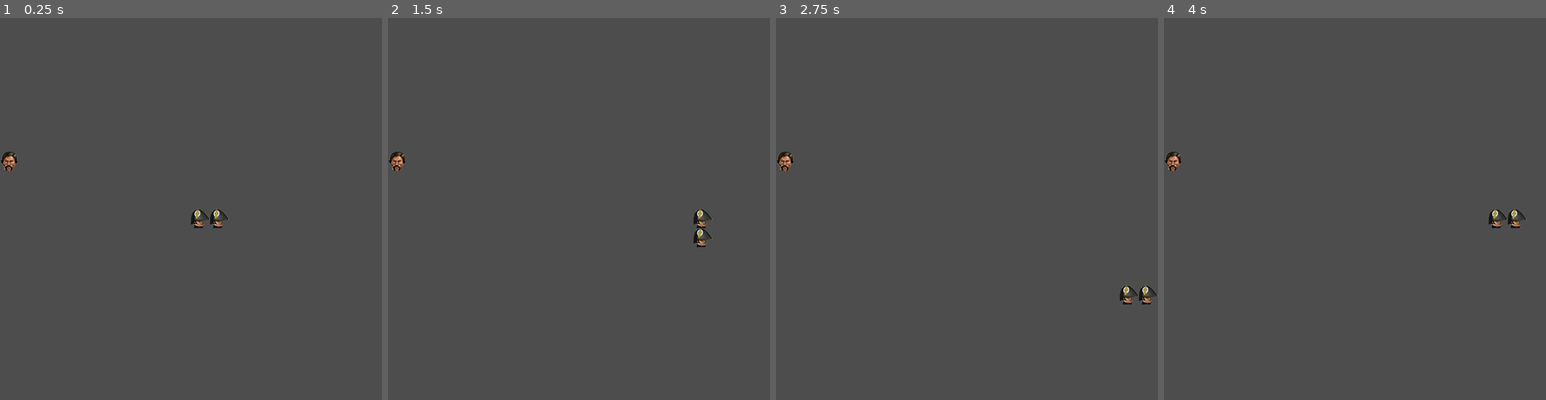
Above: before the commit, frames 1-4 (left to right).
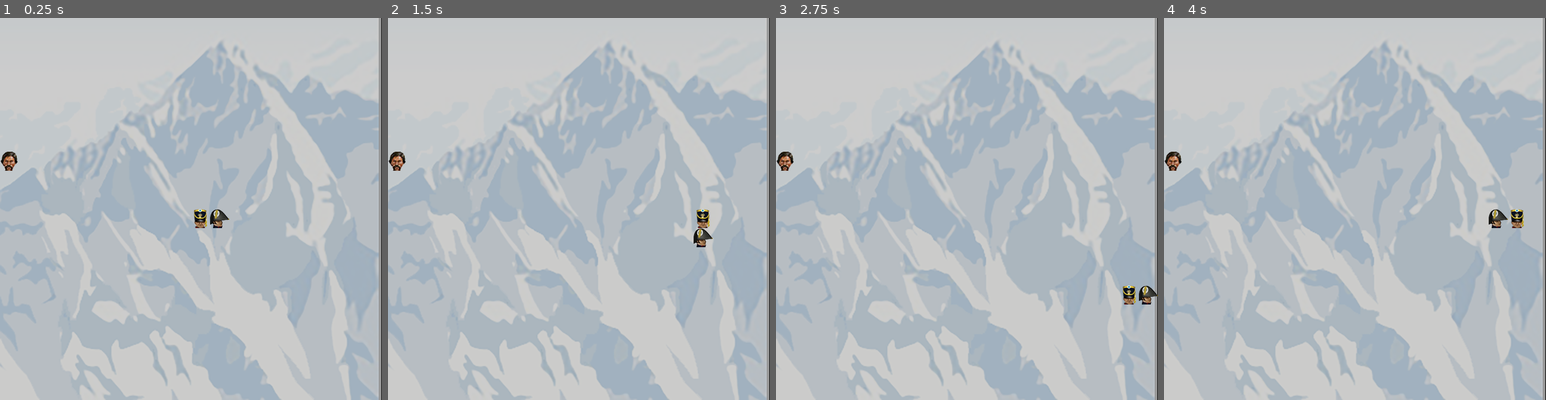
Above: after the commit, the same moments.

Repository: TuliGrisolia/Jam-San-Martin
Game: Godot game, scene res://Escenas/game.tscn
Two runs of this game, one before a commit and one after it. Both use one fixed random seed, a clock stepped at 60 frames per second and the inputs below. The project has no main scene, so this scene is started directly.
Inputs:
- Up to frame 1 (0.25 s): no input
- Up to frame 2 (1.5 s): hold Right (ui_right) 0.53-1.28 s; hold Down (ui_down) from 1.28 s (still down)
- Up to frame 3 (2.75 s): release Down (ui_down) at 2.03 s; hold Right (ui_right) from 2.03 s (still down)
- Up to frame 4 (4 s): release Right (ui_right) at 2.78 s; hold Up (ui_up) 2.78-3.53 s; hold Left (ui_left) from 3.53 s (still down)

The runs differ from the first frame. In frame 1, 100% of the frame differs, in the area x 0-100%, y 0-100%; in frame 2, 100%; in frame 3, 100%; in frame 4, 100%.

Commit message:
Cuerpo Snake y fondo
Falta ver agregar tiles cuando come

Diff:
--- a/Escenas/game.tscn
+++ b/Escenas/game.tscn
@@ -1,7 +1,8 @@
-[gd_scene load_steps=7 format=3 uid="uid://b3yu0cafyohfx"]
+[gd_scene load_steps=8 format=3 uid="uid://b3yu0cafyohfx"]
 
 [ext_resource type="Script" path="res://Scripts/Game.gd" id="1_0vflf"]
 [ext_resource type="Texture2D" uid="uid://by6e6jefngkv6" path="res://Assets/sprites/snake.png" id="2_4dj6s"]
+[ext_resource type="Texture2D" uid="uid://o53m87dwhvsw" path="res://Assets/sprites/Fondo.png" id="2_ppjlj"]
 [ext_resource type="Texture2D" uid="uid://cajda08lxiugy" path="res://Assets/sprites/Food.png" id="3_v5v6n"]
 
 [sub_resource type="TileSetAtlasSource" id="TileSetAtlasSource_j5heh"]
@@ -23,6 +24,11 @@
 [node name="Game" type="Node"]
 script = ExtResource("1_0vflf")
 
+[node name="fondo" type="TextureRect" parent="."]
+offset_right = 640.0
+offset_bottom = 640.0
+texture = ExtResource("2_ppjlj")
+
 [node name="SnakeFood" type="TileMap" parent="."]
 tile_set = SubResource("TileSet_lvtgr")
 format = 2
--- a/Scripts/Game.gd
+++ b/Scripts/Game.gd
@@ -7,22 +7,30 @@
 var snake_body = [Vector2i(10,10), Vector2i(9,10), Vector2i(8,10)]
 var snake_direction = Vector2i(1,0)
 
+var adding_food = false
+
 # Called when the node enters the scene tree for the first time.
 func _ready():
 	food_pos = def_pos_food()
-	add_food()
-	add_snake()
 	pass # Replace with function body.
+
+func _process(delta):
+	check_game_over()
+	pass
 
 func _input(event):
 	if Input.is_action_just_pressed("ui_up"):
-		snake_direction = Vector2i(0,-1)
+		if not snake_direction == Vector2i(0,1):
+			snake_direction = Vector2i(0,-1)
 	if Input.is_action_just_pressed("ui_right"):
-		snake_direction = Vector2i(1,0)
+		if not snake_direction == Vector2i(-1,0):
+			snake_direction = Vector2i(1,0)
 	if Input.is_action_just_pressed("ui_left"):
-		snake_direction = Vector2i(-1,0)
+		if not snake_direction == Vector2i(1,0):
+			snake_direction = Vector2i(-1,0)
 	if Input.is_action_just_pressed("ui_down"):
-		snake_direction = Vector2i(0,1)
+		if not snake_direction == Vector2i(0,-1):
+			snake_direction = Vector2i(0,1)
 
 func def_pos_food():
 	randomize()
@@ -37,23 +45,57 @@
 	pass
 
 func add_snake():
-	for part in snake_body:
-		$SnakeFood.set_cell(0, Vector2i(part.x, part.y), 0, Vector2i(0,0))
+	#for part in snake_body:
+	#   $SnakeFood.set_cell(0, Vector2i(part.x, part.y), 0, Vector2i(0,0))
+	for part_index in snake_body.size():
+		var part = snake_body[part_index]
+
+		if part_index == 0:
+			$SnakeFood.set_cell(0, Vector2i(part.x, part.y), 0, Vector2i(0,0))
+		else:
+			$SnakeFood.set_cell(0, Vector2i(part.x, part.y), 0, Vector2i(1,0))
 	pass
 
 func move_snake():
-	delete_tiles(SNAKE)
-	var body_copy = snake_body
-	if snake_body.size() > 2:
-		body_copy = snake_body.slice(0, snake_body.size() - 2)
-	var new_head = body_copy[0] + snake_direction
-	body_copy.insert(0, new_head)
-	snake_body = body_copy
+	if adding_food:
+		delete_tiles(SNAKE)
+		var body_copy = snake_body
+		if snake_body.size() > 2:
+			body_copy = snake_body.slice(0, snake_body.size() - 1)
+		var new_head = body_copy[0] + snake_direction
+		body_copy.insert(0, new_head)
+		snake_body = body_copy
+		adding_food = false
+	else:
+		delete_tiles(SNAKE)
+		var body_copy = snake_body
+		if snake_body.size() > 2:
+			body_copy = snake_body.slice(0, snake_body.size() - 2)
+		var new_head = body_copy[0] + snake_direction
+		body_copy.insert(0, new_head)
+		snake_body = body_copy
 	pass
 
 func check_food_eaten():
 	if food_pos == snake_body[0]:
 		food_pos = def_pos_food()
+		adding_food = true
+	pass
+
+func check_game_over():
+	var head = snake_body[0]
+	# salir de la pantalla
+	if head.x > 20 or head.y < 0 or head.y < 0 or head.y > 20:
+		reset()
+	# tocar su cuerpo
+	for part in snake_body.slice(1, snake_body.size() - 1):
+		if part == head:
+			reset()
+	pass
+
+func reset():
+	snake_body = [Vector2i(10,10), Vector2i(9,10), Vector2i(8,10)]
+	snake_direction = Vector2i(1,0)
 	pass
 
 func delete_tiles(id:int):
